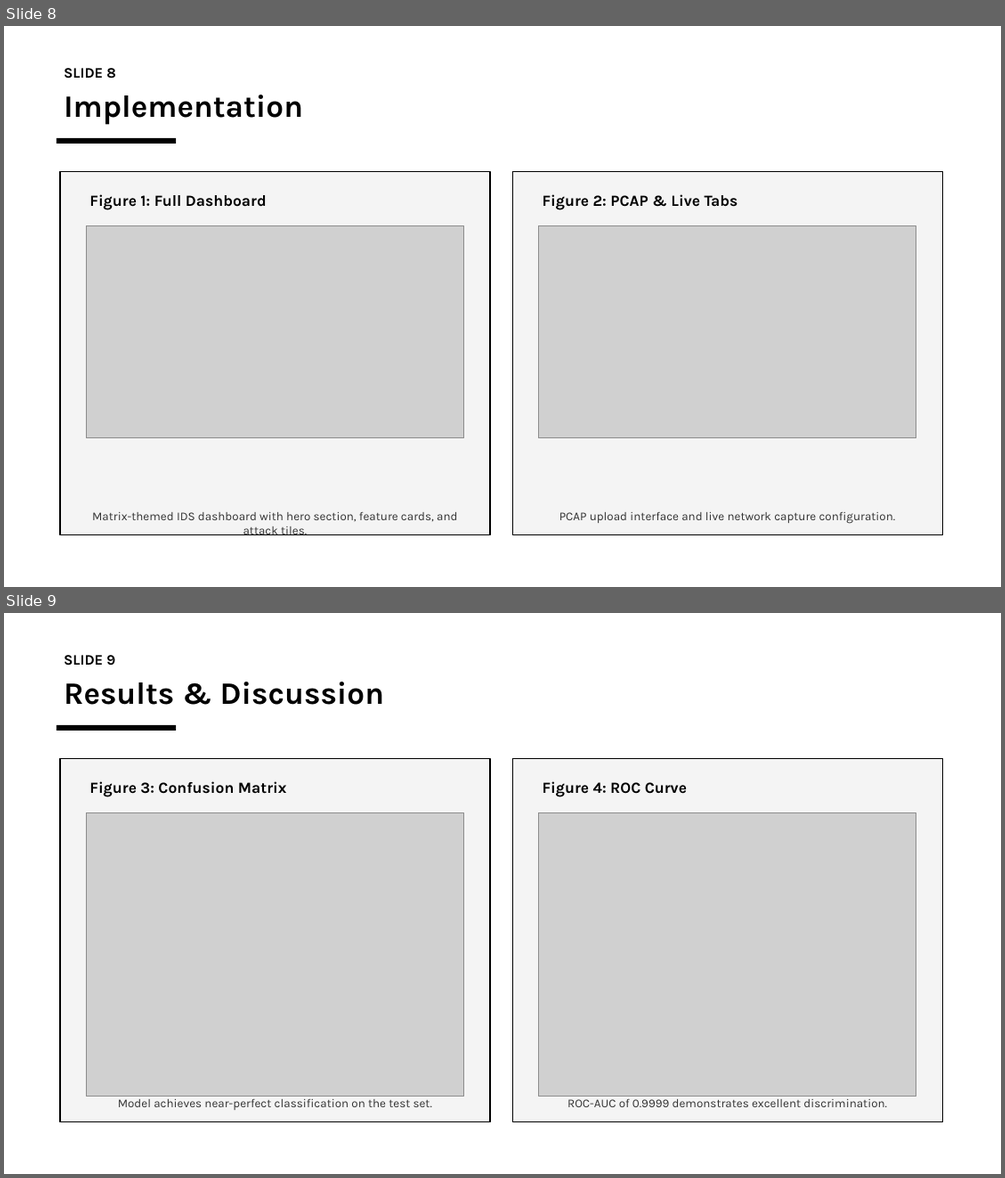
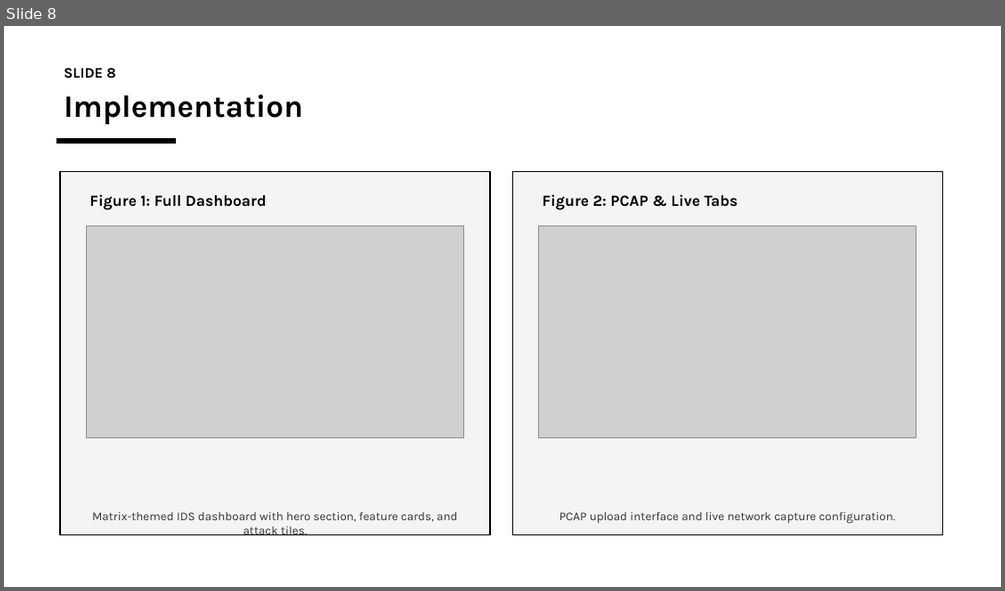
Before and after one commit to charlesfame33-web/IDS, a slide deck: ids_Defence_Slides.pptx. Shown one above the other, each under a label of ours: slides 8 and 9 before the commit, slide 8 after it. The pictures are 1005x1178 and 1005x591 pixels, drawn with LibreOffice and Linux fonts; fonts in the diff are those of the drawing; grey boxes stand for pictures. Boxes give left, top, right and bottom in pixels: in the first picture for what was removed or moved away, otherwise in the second. Text is boxed around its words. In the diff, an @@ line names an element or a change of style, - is before the commit and + after.

```diff
--- a/ids_Defence_Slides.pptx
+++ b/ids_Defence_Slides.pptx
@@ slide 9 removed at box(4, 613, 1001, 1174), background #FFFFFF @@
@@ text removed at box(64, 655, 115, 666) @@
-SLIDE 9
@@ text removed at box(64, 682, 384, 705) @@
-Results & Discussion
@@ rectangle removed at box(57, 725, 176, 730) @@
@@ rectangle removed at box(60, 759, 490, 1121) @@
@@ rectangle removed at box(512, 759, 942, 1121) @@
@@ text removed at box(89, 781, 287, 797) @@
-Figure 3: Confusion Matrix
@@ text removed at box(542, 781, 687, 797) @@
-Figure 4: ROC Curve
@@ picture removed at box(86, 812, 464, 1096) @@
@@ picture removed at box(539, 812, 916, 1096) @@
@@ text removed at box(118, 1095, 432, 1110) @@
-Model achieves near-perfect classification on the test set.
@@ text removed at box(567, 1095, 887, 1107) @@
-ROC-AUC of 0.9999 demonstrates excellent discrimination.
```
Also in this commit, not shown: 1 slide changed, 1 slide added, 6 other files.
